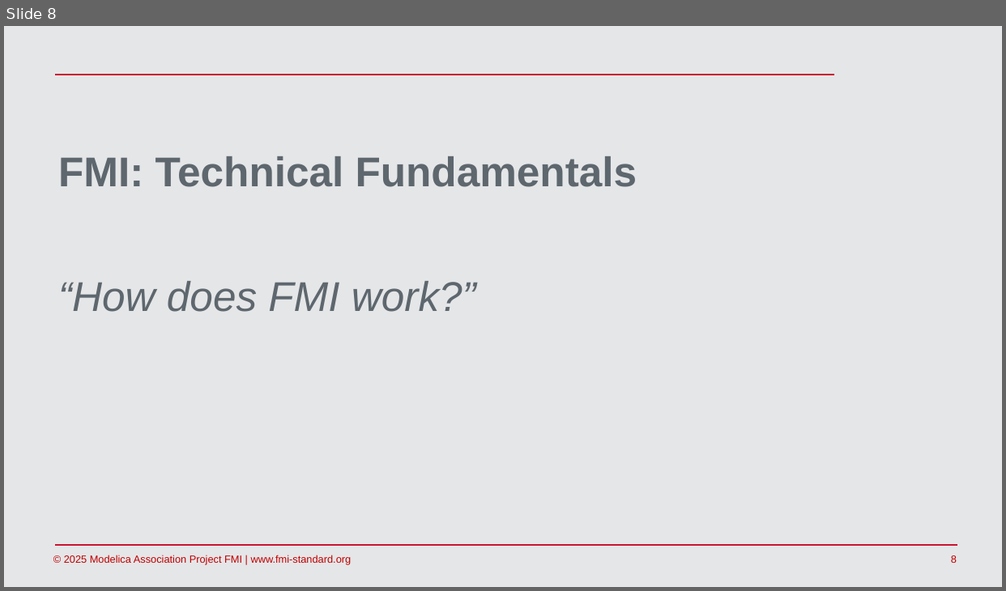
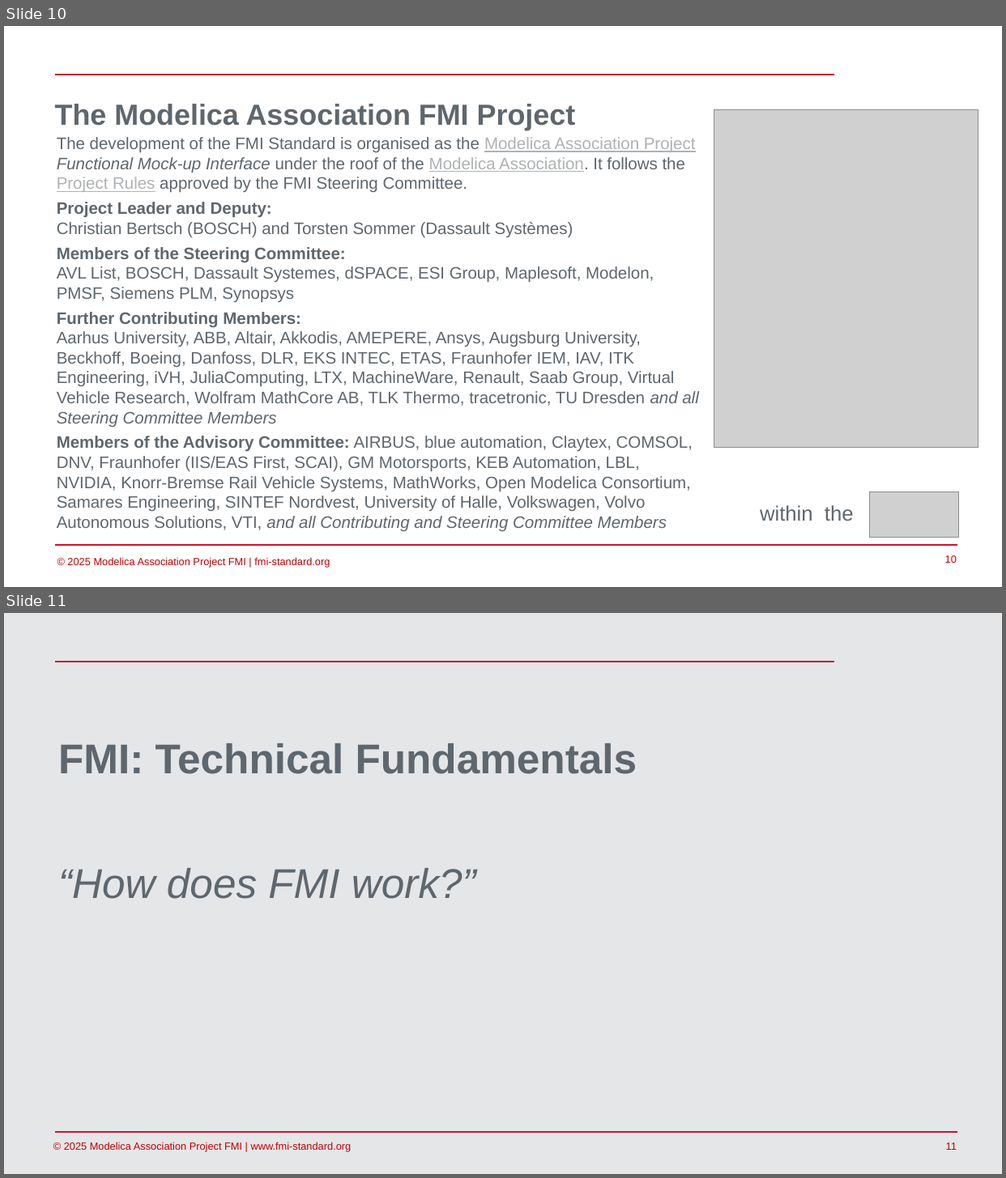
Before and after one commit to modelica/fmi-beginners-tutorial-2025, a slide deck: part1/Introduction-to-FMI.pptx. Shown one above the other, each under a label of ours: slide 8 before the commit, slides 10 and 11 after it. The pictures are 1006x591 and 1006x1178 pixels, drawn with LibreOffice and Linux fonts; fonts in the diff are those of the drawing; grey boxes stand for pictures; background and template pictures are left out. Boxes give left, top, right and bottom in pixels: in the first picture for what was removed or moved away, otherwise in the second. Text is boxed around its words. In the diff, an @@ line names an element or a change of style, - is before the commit and + after.

```diff
--- a/part1/Introduction-to-FMI.pptx
+++ b/part1/Introduction-to-FMI.pptx
@@ slide 10 added at box(4, 26, 1002, 587), background #FFFFFF; not listed: 4 template elements that a slide beside it also shows @@
@@ title added at box(55, 104, 576, 130), 28 pt, text #5E676E, bold @@
+The Modelica Association FMI Project
@@ picture added at box(714, 110, 978, 447) @@
@@ text added at box(57, 137, 698, 531), 16 pt, text #5E676E @@
+The development of the FMI Standard is organised as the Modelica Association Project Functional Mock-up Interface under the roof of the Modelica Association. It follows the Project Rules approved by the FMI Steering Committee.
+Project Leader and Deputy:
+Christian Bertsch (BOSCH) and Torsten Sommer (Dassault Systèmes)
+Members of the Steering Committee:
+AVL List, BOSCH, Dassault Systemes, dSPACE, ESI Group, Maplesoft, Modelon, PMSF, Siemens PLM, Synopsys
+Further Contributing Members:
+Aarhus University, ABB, Altair, Akkodis, AMEPERE, Ansys, Augsburg University, Beckhoff, Boeing, Danfoss, DLR, EKS INTEC, ETAS, Fraunhofer IEM, IAV, ITK Engineering, iVH, JuliaComputing, LTX, MachineWare, Renault, Saab Group, Virtual Vehicle Research, Wolfram MathCore AB, TLK Thermo, tracetronic, TU Dresden and all Steering Committee Members
+Members of the Advisory Committee: AIRBUS, blue automation, Claytex, COMSOL, DNV, Fraunhofer (IIS/EAS First, SCAI), GM Motorsports, KEB Automation, LBL, NVIDIA, Knorr-Bremse Rail Vehicle Systems, MathWorks, Open Modelica Consortium, Samares Engineering, SINTEF Nordvest, University of Halle, Volkswagen, Volvo Autonomous Solutions, VTI, and all Contributing and Steering Committee Members
@@ text added at box(760, 506, 854, 521), 20 pt, text #5E676E @@
+within the
@@ picture added at box(870, 493, 959, 538) @@
@@ rectangle added at box(4, 548, 383, 575), fill #FFFFFF, 10 pt, text #C00000 @@
+© 2025 Modelica Association Project FMI | fmi-standard.org
@@ what was slide 8 is now slide 11 @@
@@ page number at box(946, 1143, 957, 1150): text changed @@
-8
+11
```
Also in this commit, not shown: 2 slides changed, 2 other slides added.
